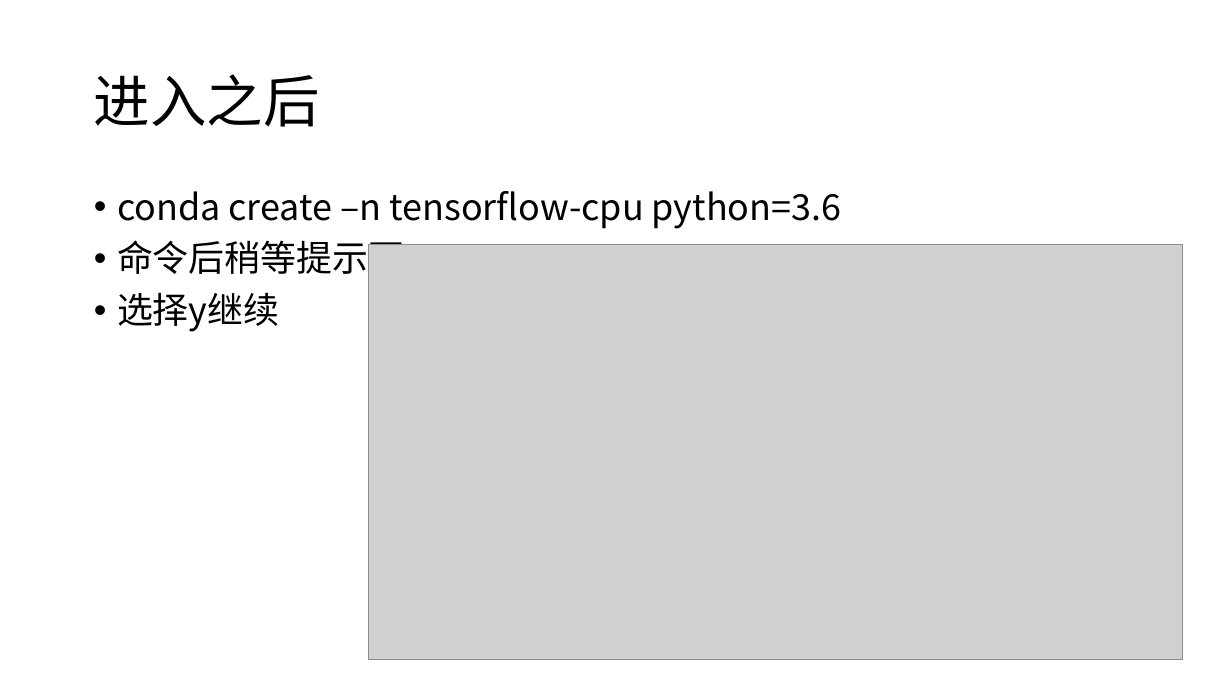
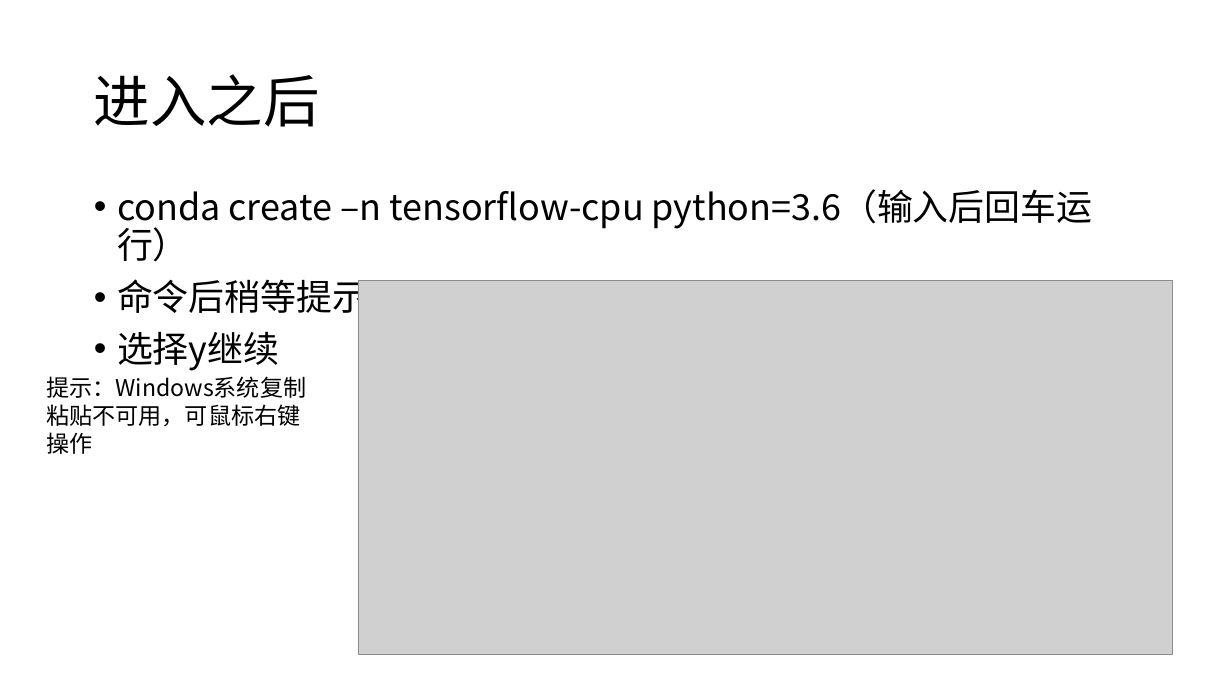
Before and after one commit to AIED-ECNU/googlecamp_code, a slide deck: slide 3 of 环境软件安装配置.pptx. Drawn at 1232x693 pixels with LibreOffice and Linux fonts; fonts in the diff are those of the drawing; grey boxes stand for pictures. Boxes give left, top, right and bottom in pixels: in the first picture for what was removed or moved away, otherwise in the second. Text is boxed around its words. In the diff, an @@ line names an element or a change of style, - is before the commit and + after.

```diff
--- a/环境软件安装配置.pptx
+++ b/环境软件安装配置.pptx
@@ text at (x1=117, y1=189, x2=1093, y2=262): text changed @@
-• conda create –n tensorflow-cpu python=3.6
+• conda create –n tensorflow-cpu python=3.6（输入后回车运行）
@@ picture resized from (x1=369, y1=245, x2=1183, y2=660) to (x1=358, y1=280, x2=1172, y2=653) @@
@@ text added at (x1=46, y1=376, x2=306, y2=454), 18 pt, text #000000 @@
+提示：Windows系统复制粘贴不可用，可鼠标右键操作
```
Also in this commit, not shown: 1 slide added.
